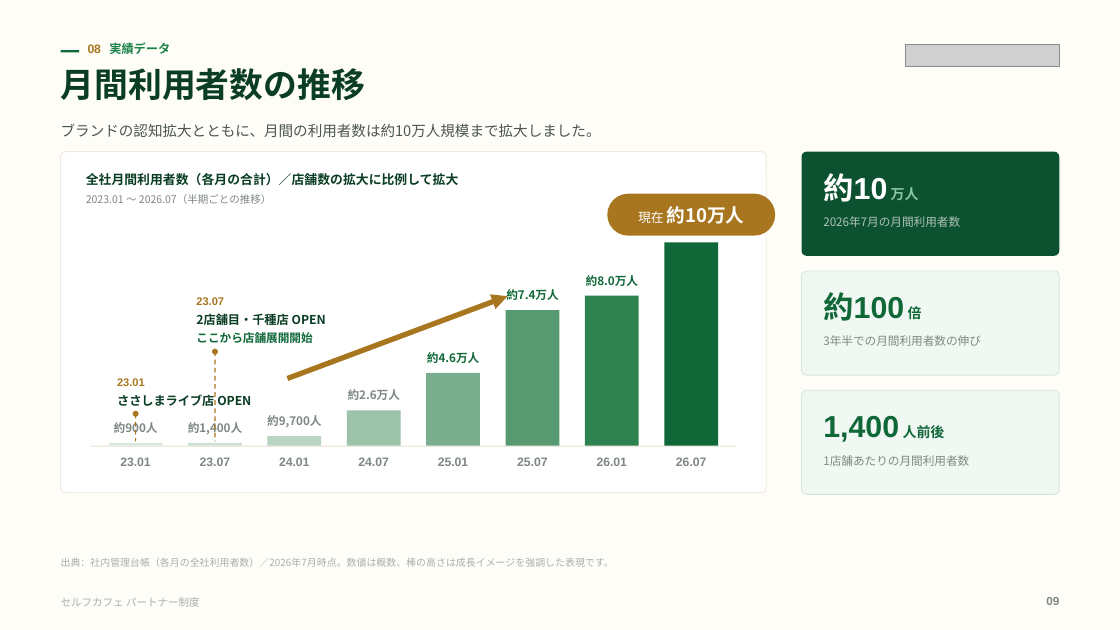
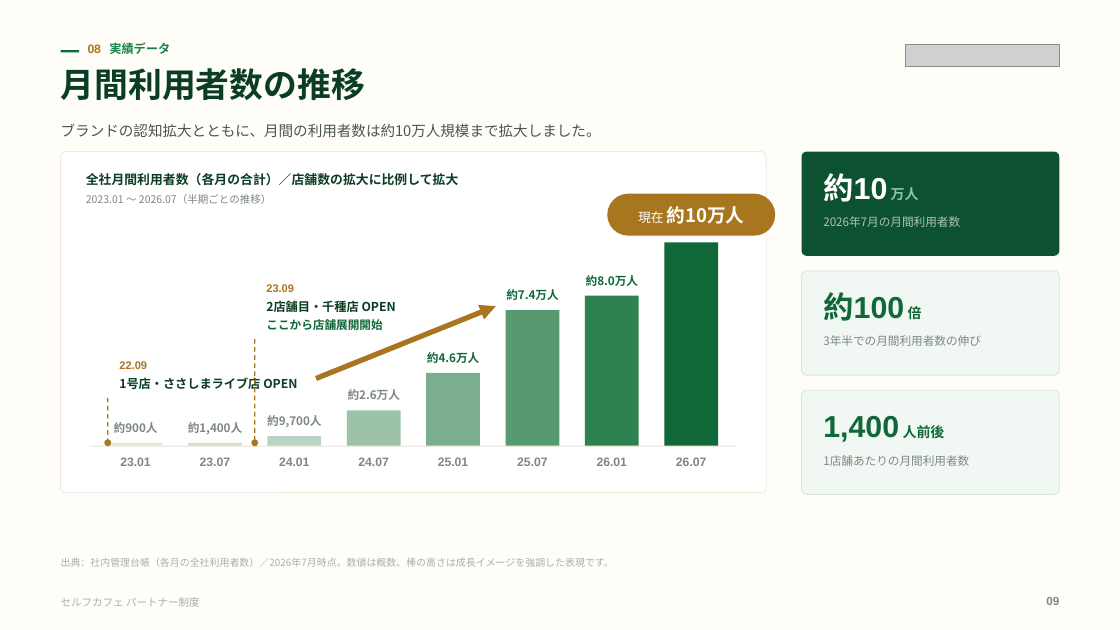
Before and after one commit to a5408071-cmd/suzuki-ceo, a slide deck: slide 9 of selfcafe-partner-deck/selfcafe-partner-deck.pptx. Drawn at 1120x630 pixels with LibreOffice and Linux fonts; fonts in the diff are those of the drawing; grey boxes stand for pictures. Boxes give left, top, right and bottom in pixels: in the first picture for what was removed or moved away, otherwise in the second. Text is boxed around its words. In the diff, an @@ line names an element or a change of style, - is before the commit and + after.

```diff
--- a/selfcafe-partner-deck/selfcafe-partner-deck.pptx
+++ b/selfcafe-partner-deck/selfcafe-partner-deck.pptx
@@ text "2店舗目・千種店 OPEN": place and size @@
-text "2店舗目・千種店 OPEN" at box(196, 313, 326, 325)
+text "2店舗目・千種店 OPEN" at box(266, 300, 396, 312)
@@ text at box(266, 284, 294, 292): text changed @@
-23.07
+23.09
@@ text "ここから店舗展開開始": place and size @@
-text "ここから店舗展開開始" at box(196, 332, 312, 343)
+text "ここから店舗展開開始" at box(266, 319, 382, 330)
@@ arrow moved from (287, 379) - (507, 297) to (316, 379) - (496, 307) @@
@@ line moved from (215, 352) - (215, 442) to (255, 339) - (255, 440) @@
@@ text at box(119, 375, 297, 392): text changed @@
-ささしまライブ店 OPEN
+1号店・ささしまライブ店 OPEN
@@ text at box(119, 361, 147, 369): text changed @@
-23.01
+22.09
@@ line moved from (135, 414) - (135, 442) to (108, 398) - (108, 440) @@
@@ ellipse: place and size @@
-ellipse at box(133, 411, 139, 417)
+ellipse at box(104, 439, 111, 446)
@@ ellipse: place and size @@
-ellipse at box(212, 349, 218, 355)
+ellipse at box(251, 439, 258, 446)
```
Also in this commit, not shown: 7 other slides changed, 7 other files.
